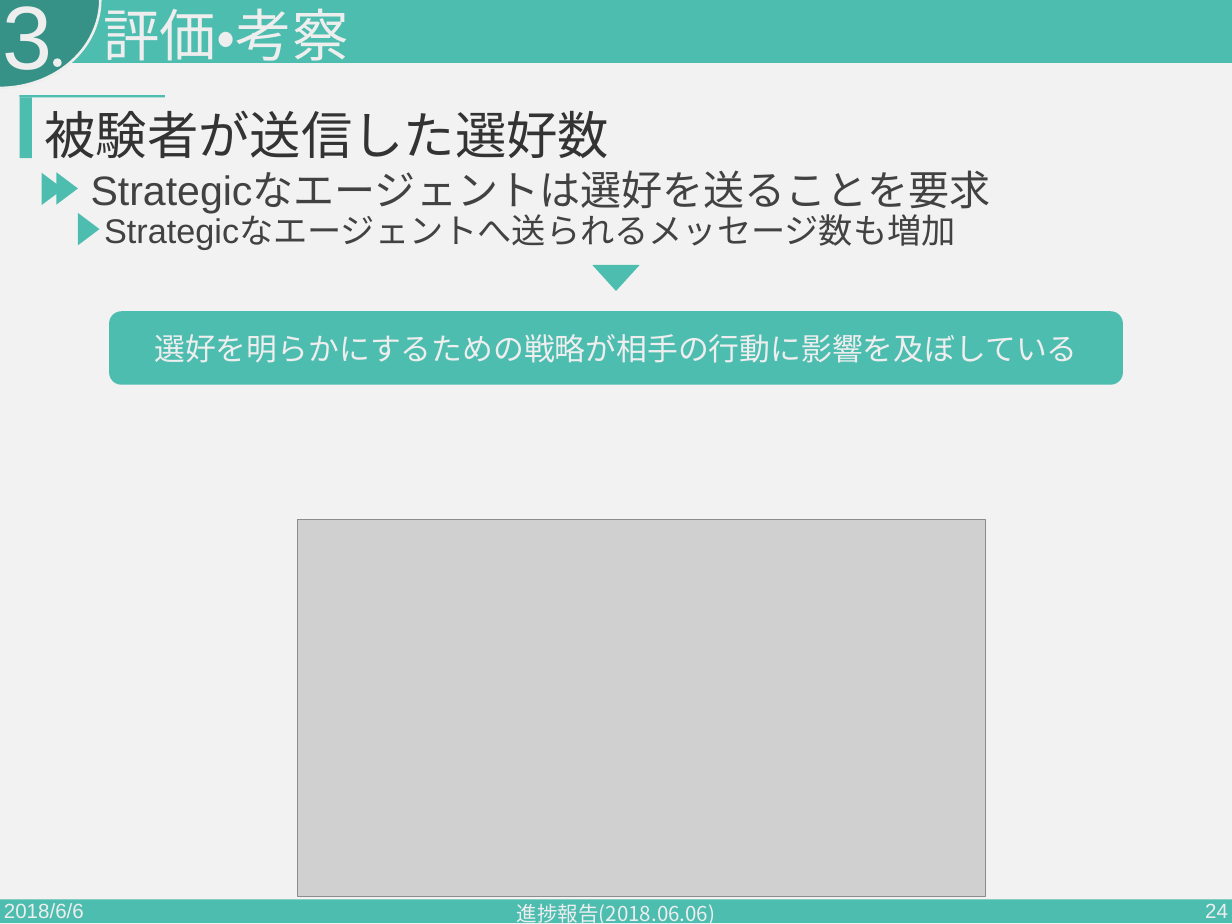
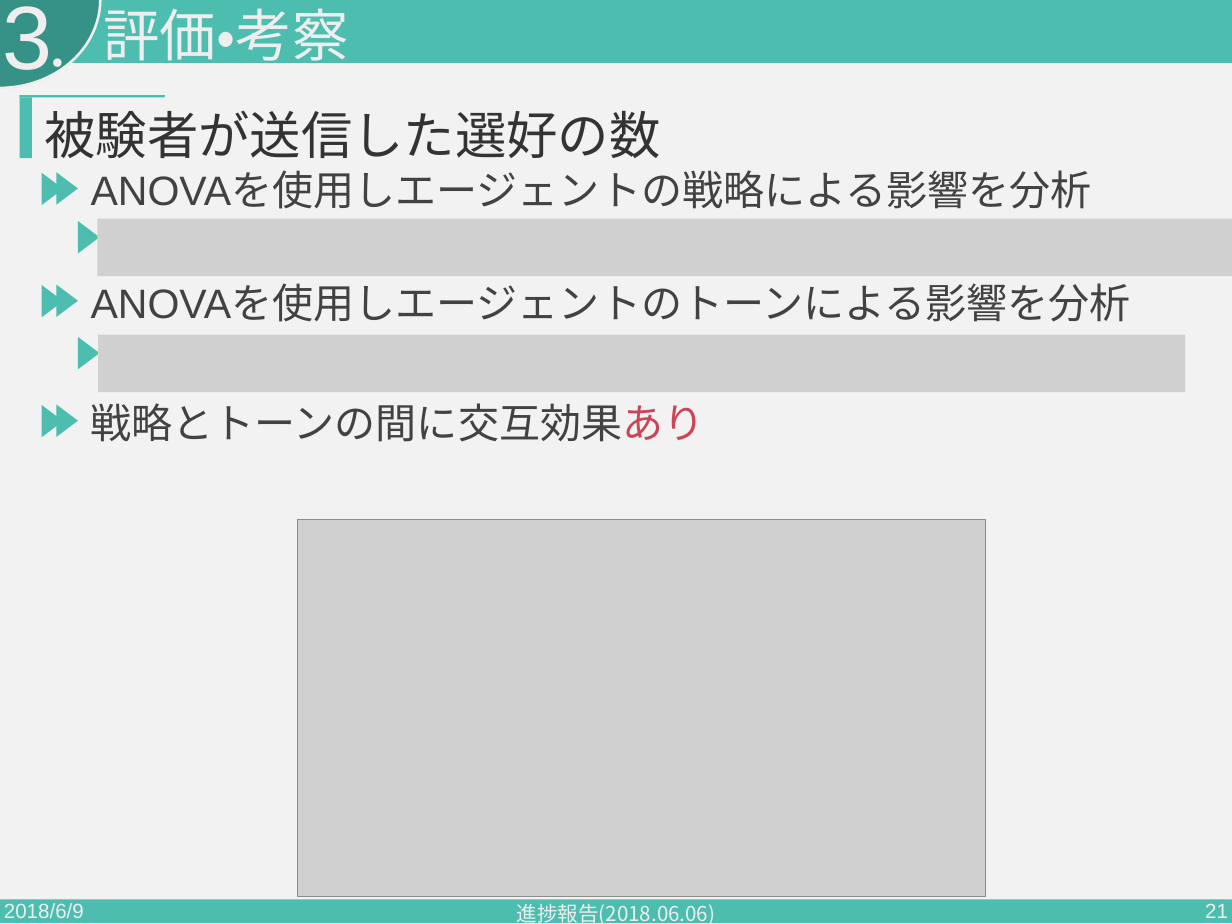
Before and after one commit to PajamaDrive/presentation, a slide deck: slide 21 of presentation_2nd.pptx (slide 24 before the commit). Drawn at 1232x924 pixels with LibreOffice and Linux fonts; fonts in the diff are those of the drawing; grey boxes stand for pictures. Boxes give left, top, right and bottom in pixels: in the first picture for what was removed or moved away, otherwise in the second. Text is boxed around its words. In the diff, an @@ line names an element or a change of style, - is before the commit and + after.

```diff
--- a/presentation_2nd.pptx
+++ b/presentation_2nd.pptx
@@ text at [45, 110, 661, 158]: text changed @@
-被験者が送信した選好数
+被験者が送信した選好の数
@@ text at [91, 173, 1092, 209]: text changed @@
-Strategicなエージェントは選好を送ることを要求
+ANOVAを使用しエージェントの戦略による影響を分析
@@ triangle: place and size @@
-triangle at [78, 213, 100, 245]
+triangle at [78, 221, 100, 254]
@@ picture added at [97, 219, 1232, 276] @@
@@ text removed at [104, 215, 955, 249] @@
-Strategicなエージェントへ送られるメッセージ数も増加
@@ triangle removed at [593, 265, 640, 291] @@
@@ triangle added at [42, 285, 63, 317], fill #4DBDB0 @@
@@ triangle added at [57, 285, 78, 317], fill #4DBDB0 @@
@@ text added at [91, 285, 1131, 322], 48 pt, text #424242 @@
+ANOVAを使用しエージェントのトーンによる影響を分析
@@ rounded rectangle removed at [109, 311, 1123, 384] @@
-選好を明らかにするための戦略が相手の行動に影響を及ぼしている
@@ triangle added at [78, 337, 100, 370], fill #4DBDB0 @@
@@ picture added at [98, 334, 1185, 392] @@
@@ triangle added at [42, 405, 63, 437], fill #4DBDB0 @@
@@ triangle added at [57, 404, 78, 437], fill #4DBDB0 @@
@@ text added at [91, 403, 705, 442], 48 pt, text #424242 @@
+戦略とトーンの間に交互効果あり
@@ text at [4, 903, 84, 918]: text changed @@
-2018/6/6
+2018/6/9
@@ page number at [1205, 903, 1228, 918]: text changed @@
-24
+21
```
Also in this commit, not shown: 27 other slides changed, 3 slides added.
